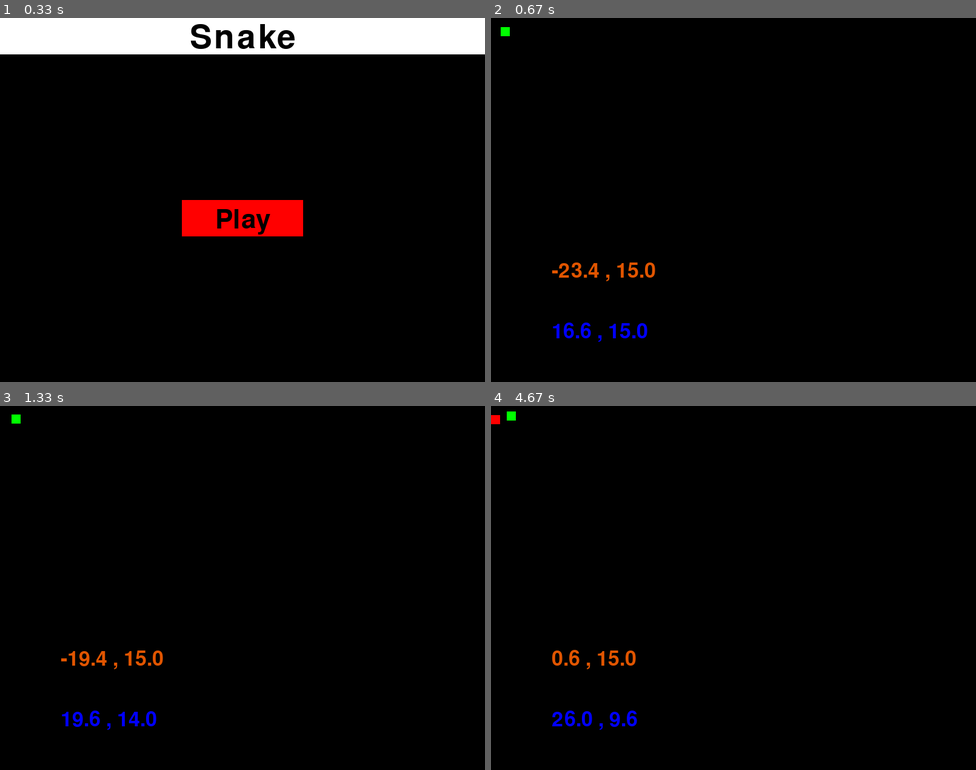
Above: before the commit, frames 1-4 (two rows, left to right).
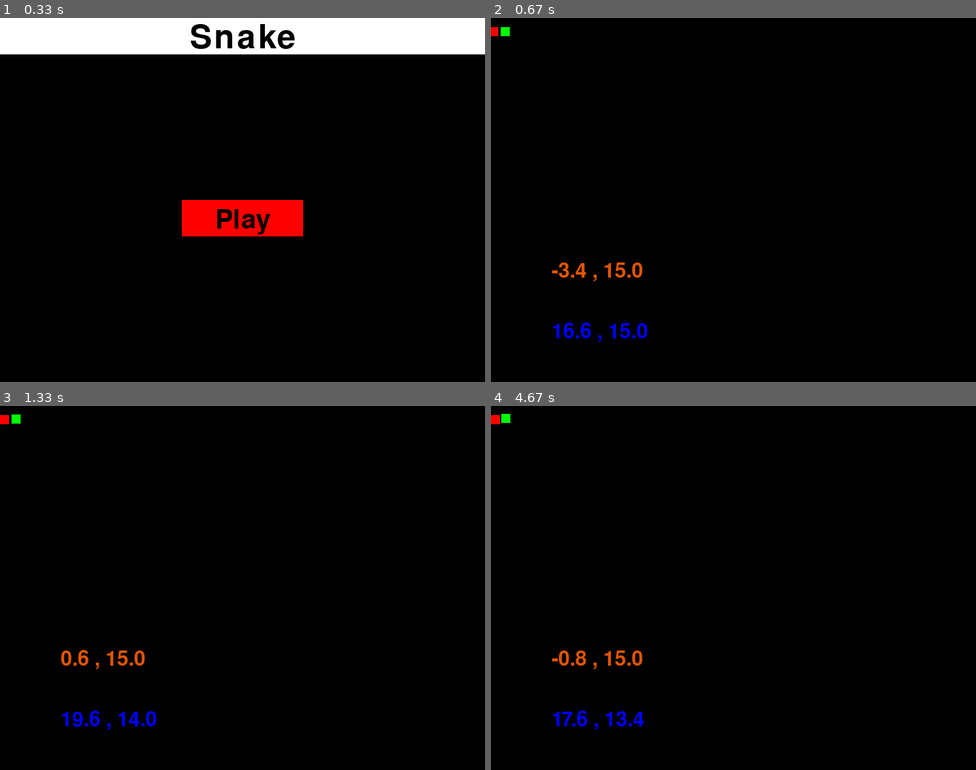
Above: after the commit, the same moments.

Repository: charlesr-245/SnakePygameTest
Game: pygame game, started from Snake/__init__.py
Two runs of this game, one before a commit and one after it. Both use one fixed random seed, a clock stepped at 60 frames per second and the inputs below.
Inputs (mouse positions are in pixels of both pictures, inside the frame that each line leads up to):
- Up to frame 1 (0.33 s): no input
- Up to frame 2 (0.67 s): click "Play" at 0.38 s
- Up to frame 3 (1.33 s): hold Up from 1.17 s (still down)
- Up to frame 4 (4.67 s): release Up at 1.63 s; hold Right 1.67-2.13 s; hold Down 2.73-3.03 s; hold Left 3.07-3.47 s; hold Up 3.5-3.87 s; click (733, 606) at 3.95 s, where only the run after the commit has a clickable "Play"; hold Right from 4.23 s (still down); move the mouse to (791, 620) at 4.27 s

Frame 1 is identical in both runs. In frame 2, 0.5% of the frame differs, in the area x 0-34%, y 2-73%; in frame 3, 0.5%; in frame 4, 0.9%, in the area x 2-32%, y 1-89%.

Commit message:
Started work on collectables
Once collected the collectable will choose a new location and the snake will grow in length

Diff:
--- a/Snake/LevelObjects.py
+++ b/Snake/LevelObjects.py
@@ -4,6 +4,8 @@
 import random
 from array import *
 import os
+
+#TODO reset snake direction upon death
 
 class Button(object):
     def __init__(this, _color, _size, fill, text, _colorText, font, _screen, _eventHandler, command, debug = False, background = None):
@@ -16,10 +18,10 @@
         text = font.render(text, 1, _colorText, background)
         textInfo = text.get_rect()
         if(debug == True):
-            text2 = font.render(str(size[0]), 1, colors.RED)
-            text3 = font.render(str(size[0]+size[2]), 1, colors.BLUE)
-            text4 = font.render(str(size[1]), 1, colors.GREEN)
-            text5 = font.render(str(size[3]+size[3]), 1, colors.ORANGE)
+            text2 = font.render(str(this.size[0]), 1, colors.RED)
+            text3 = font.render(str(this.size[0]+this.size[2]), 1, colors.BLUE)
+            text4 = font.render(str(this.size[1]), 1, colors.GREEN)
+            text5 = font.render(str(this.size[3]+this.size[3]), 1, colors.ORANGE)
             mousePosX = font.render(str(pygame.mouse.get_pos()[0]),1,colors.RED)
             mousePosY = font.render(str(pygame.mouse.get_pos()[1]),1,colors.BLUE)
             this.screen.blit(text, (this.DISPLAYWIDTH/2-textInfo.center[0], this.DISPLAYHEIGHT/2+textInfo.center[1]/2))
@@ -60,7 +62,9 @@
         this.posToAppend = this.pos
         this.snakeHead = SnakeHead(this)
         this.posArray = [array('f'), array('f'), array('f'), array('f')] #Deprecated, used for pos display
-        this.snakeBody = [SnakeBody(this, i) for i in range(1, this.parts)]
+        #this.snakeBody = [SnakeBody(this, i) for i in range(1, this.parts)]
+        this.snakeBody = [SnakeBody(this,i) for i in range(1, this.parts)]
+        #this.snakeBody[6].pos = (100,100,this.size,this.size)
         this.font = pygame.font.Font(None, 50)
     def Update(this, dirX, dirY):
         if (dirX != this.lastDirX or dirY != this.lastDirY):
@@ -94,6 +98,7 @@
         this.posArray.clear()
         this.snakeHead.dirX = 1
         this.snakeHead.dirY = 0
+        #print(this.snakeHead.dirX)
         this.lastDirX = 1
         this.lastDirY = 0
         for i in range (1, this.parts-1):
@@ -101,9 +106,9 @@
             this.snakeBody[i].dirX = 1
             this.snakeBody[i].dirY = 0
             this.snakeBody[i].posArray = [array('f'), array('f'), array('f'), array('f')]
-            print(this.posArray)
-        print(this.dirX)
-        print(this.dirY)
+            #print(this.posArray)
+        #print(this.dirX)
+        #print(this.dirY)
 
 class SnakeHead(object):
     def __init__(this, snake):
@@ -120,7 +125,6 @@
         pygame.draw.rect(this.screen,colors.GREEN,this.pos)
 
 
-
 class SnakeBody(object):
     def __init__(this, snake, i):
         this.part = i
@@ -129,11 +133,13 @@
         this.dirX = snake.dirX
         this.dirY = snake.dirY
         this.speed = snake.speed
-        this.pos = (snake.pos[0]-(i*(this.size+5)),snake.pos[1],this.size,this.size)
+        this.pos = (snake.pos[0]-((i-1)*(this.size+5)),snake.pos[1],this.size,this.size)
         this.font = pygame.font.Font(None,50)
         this.posArray = [array('f'), array('f'), array('f'), array('f')]
         this.manager = snake.manager
+        print(this.part)
     def Update(this, snake):
+        #snake.snakeBody.append(SnakeBody(this,8))
         if (len(this.posArray[0]) != 0):
             if ((this.pos[0] > this.posArray[0][0] - 0.05) and (this.pos[0] < this.posArray[0][0]+0.05)): #Within coordinates' x location
                 if ((this.pos[1] > this.posArray[1][0] - 0.05) and (this.pos[1] < this.posArray[1][0]+0.05)): #Within coordinates' y location
@@ -176,7 +182,15 @@
 
 def SendCommand(manager, command, snake):
     if (list(command)[0] == 'l'):
+        snake.ResetPositions()
         manager.previousLevel = 1
         manager.currentLevel = int(list(command)[2])
         #print(manager.currentLevel)
-        snake.ResetPositions()
+
+class Collectable(object):
+    def __init__(this, screen):
+        this.size = 10
+        this.screen = screen
+        this.pos = (random.randint(0,800), random.randint(0,600),this.size,this.size)
+    def Update(this):
+        pygame.draw.rect(this.screen,colors.YELLOW,this.pos)
--- a/Snake/Levels.py
+++ b/Snake/Levels.py
@@ -36,6 +36,8 @@
         this.eventHandler = eventManager
         this.manager = manager
         this.snake = Snake(colors.GREEN, 15, 5, this.screen, this.manager)
+        this.collectables = [Collectable(this.screen) for i in range(0,20)]
+        print(this.collectables[0].pos)
         #print(this.snake.snakeHead.pos)
     def Update(this):
         #print(this.ID)
